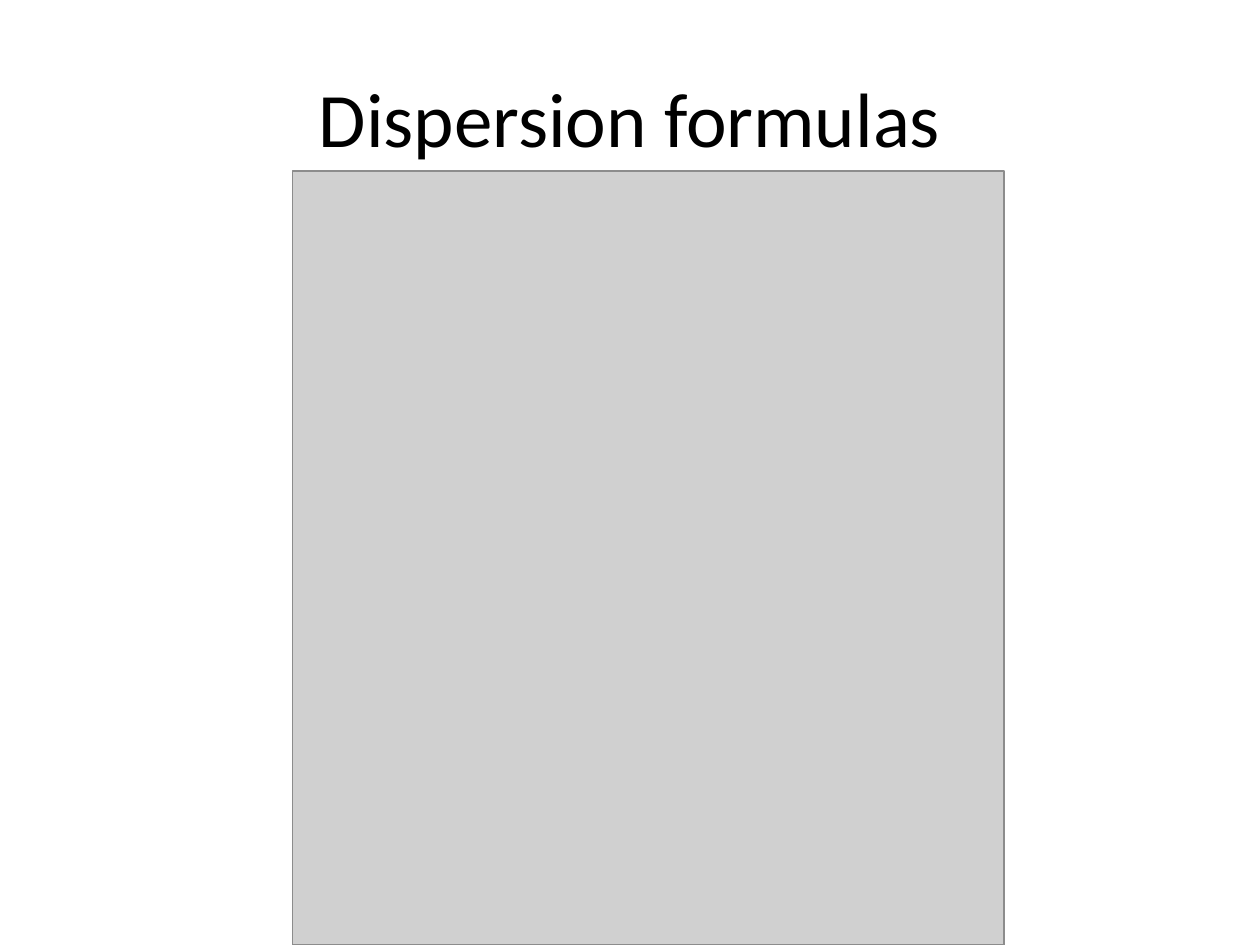
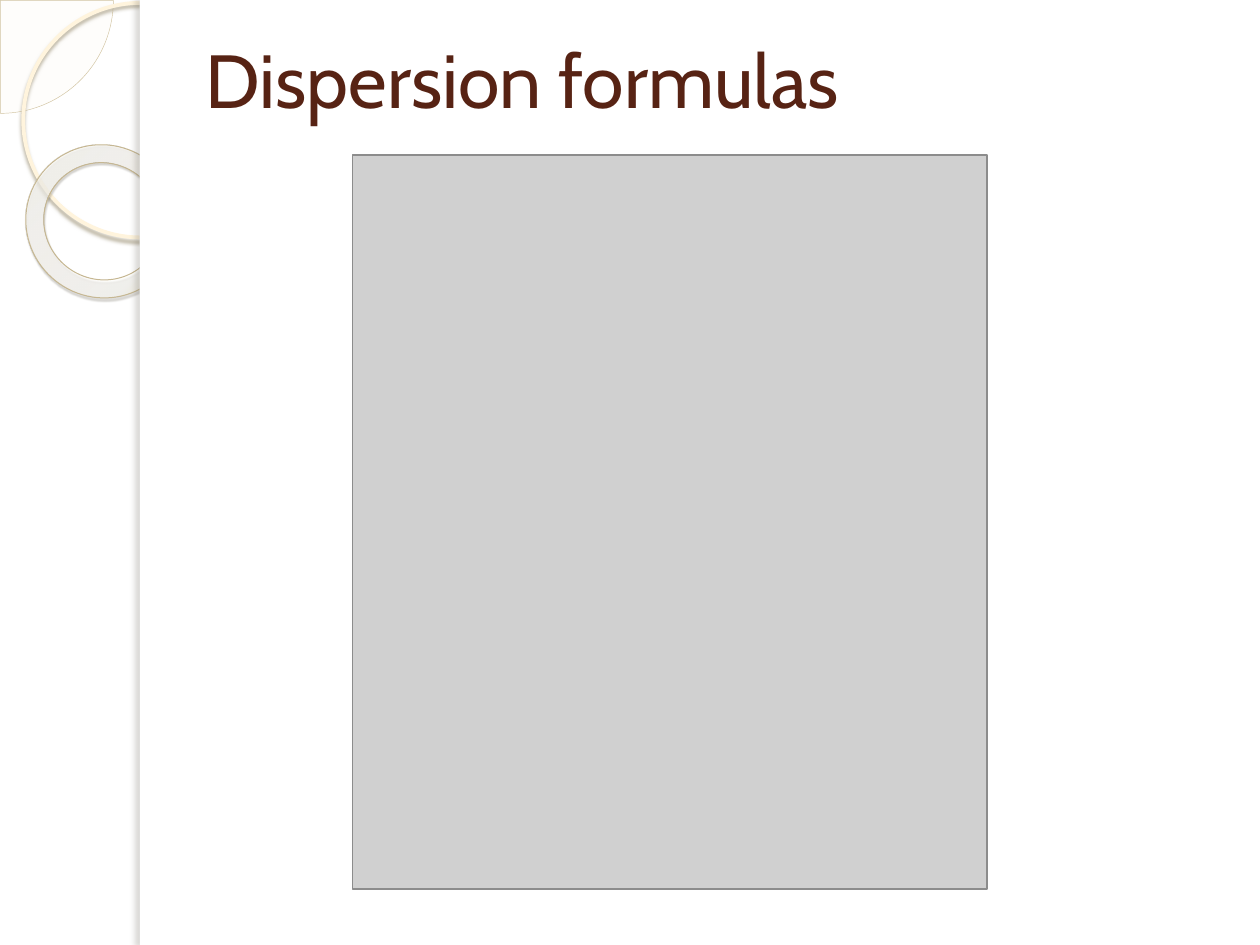
Before and after one commit to rid181198/optical-properties, a slide deck: slide 6 of Optical analysis of different glass types.pptx. Drawn at 1260x945 pixels with LibreOffice and Linux fonts; fonts in the diff are those of the drawing; grey boxes stand for pictures; background and template pictures are left out. Boxes give left, top, right and bottom in pixels: in the first picture for what was removed or moved away, otherwise in the second. Text is boxed around its words. In the diff, an @@ line names an element or a change of style, - is before the commit and + after.

```diff
--- a/Optical analysis of different glass types.pptx
+++ b/Optical analysis of different glass types.pptx
@@ pie slice (boxed as its full ellipse) added at (0, 0, 113, 113), fill #FEFAF4 at 33% opacity, outline #D3C39F 0.25 pt @@
@@ ellipse added at (23, 3, 257, 237), outline #FFF5DE 2.15 pt @@
@@ rectangle added at (140, 0, 1260, 945), fill #FFFFFF @@
@@ rectangle added at (140, 0, 150, 945), fill #FFFFFF @@
@@ title "Dispersion formulas": place and size @@
-title "Dispersion formulas" at (319, 93, 940, 160)
+title "Dispersion formulas" at (206, 51, 839, 124)
@@ title "Dispersion formulas" at (206, 51, 839, 124): size 44 to 43 pt, font Calibri to Cabin, text colour #000000 to #572314; alignment centre to left @@
@@ donut added at (0, 113, 211, 329), fill gradient #FFFCF6 to #FFFEFB to #F0D28E, outline #C7B893 0.58 pt @@
@@ picture: place and size @@
-picture at (292, 171, 1004, 945)
+picture at (353, 155, 988, 890)
```
Also in this commit, not shown: 11 other slides changed, 6 slides added, 2 slides removed, 1 other file.
